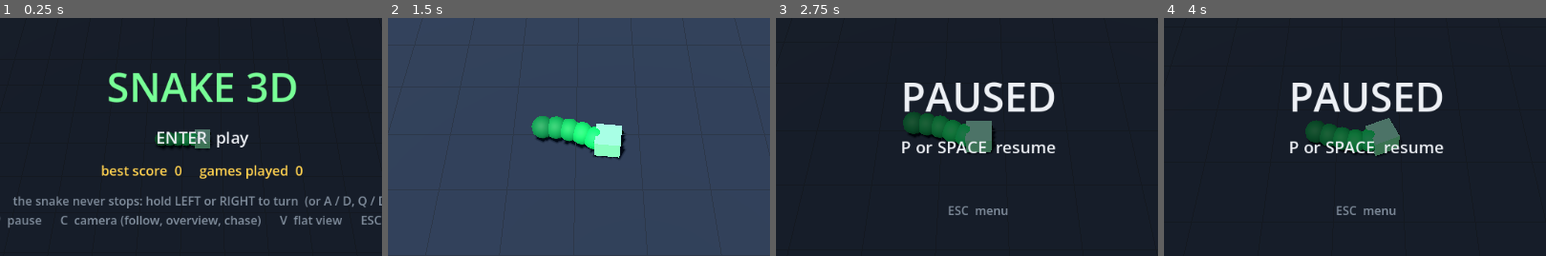
Above: before the commit, frames 1-4 (left to right).
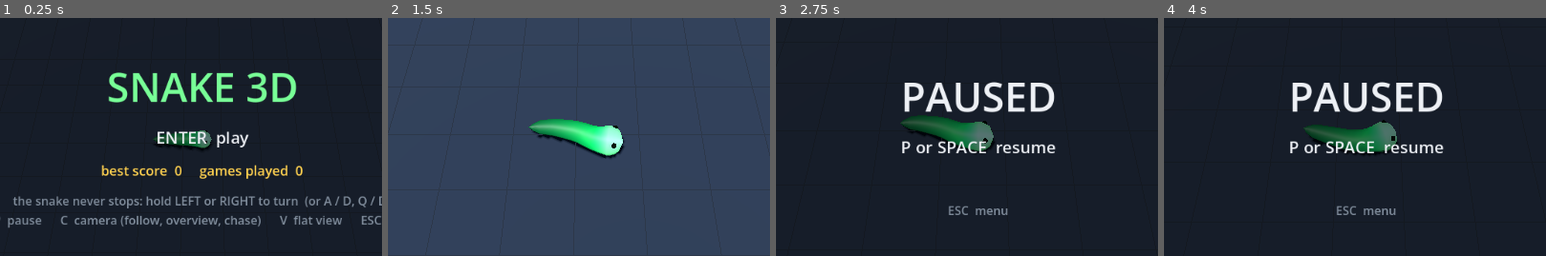
Above: after the commit, the same moments.

Repository: ValentinDelob/Snake
Game: Godot game, scene res://scenes/main.tscn
The game is run twice, just before and just after one commit, with the same random seed, the same clock (stepped at 60 frames per second) and the same inputs.
Inputs (mouse positions are % of the whole screen's width and height, from its top left):
- Up to frame 1 (0.25 s): no input
- Up to frame 2 (1.5 s): tap Enter at 0.5, 1.35 s; move the mouse to (72, 45) at 0.52 s; hold Right 0.53-1.28 s; tap Q at 0.6 s; click (72, 45) at 0.67 s; tap Space at 0.77 s; move the mouse to (30, 55) at 1.27 s; hold Left from 1.28 s (still down)
- Up to frame 3 (2.75 s): tap Space at 1.52 s; move the mouse to (60, 28) at 2.02 s; release Left at 2.03 s; hold Right from 2.03 s (still down); tap Keypad Enter at 2.1 s
- Up to frame 4 (4 s): tap Space at 2.75, 3.02, 3.77 s; move the mouse to (45, 70) at 2.77 s; tap P at 2.85 s; click (45, 70) at 2.92 s; move the mouse to (80, 65) at 3.52 s; release Right at 3.53 s; hold Left from 3.53 s (still down); tap R at 3.6 s
The pictures show only the part of the screen within x 24-74%, y 24-74%; the shares and areas given below are measured in that part.

The runs differ from the first frame. In frame 1, 0.2% of the frame differs, in the area x 40-56%, y 46-56%; in frame 2, 1.8%, in the area x 36-63%, y 41-60%; in frame 3, 0.7%; in frame 4, 0.8%.

Commit message:
feat: one continuous body, grown into shape, with a gradient along its length
The snake was a box head towing a string of spheres: every segment was a
separate mesh, and eating snapped the body to its new size. It is now a
single surface that grows into it.

- snake_mesh.gd: the body is a procedural tube rebuilt every frame. A ring
  of vertices is swept along the path the head travelled, from a rounded
  nose to a point at the tail; thickness bulges at the head and tapers down
  the body, and the green gradient rides on vertex colours, so the palette
  is unchanged but no joint is visible anywhere
- the triangle list only depends on the ring count, so it is cached and only
  the positions, normals and colours are rewritten each frame
- snake_world.gd: eating now raises a target length and the body grows into
  it at a steady rate, instead of jumping; path sampling was generalised so
  the mesh can ask for a much finer spacing than the collisions need
- the eyes now sit on the skin of the head rather than buried inside it
- the self-test catches the body mid-growth and fails if it ever snaps to
  its new length

Co-Authored-By: Claude Opus 5 (1M context) <noreply@anthropic.com>

Diff:
--- a/game/scripts/board_view.gd
+++ b/game/scripts/board_view.gd
@@ -3,30 +3,23 @@
 
 ## Everything visible on the board: floor, ramparts, snake and food.
 ##
-## The static geometry is built once; the snake segments follow continuous
-## positions every frame and their meshes are pooled, so nothing is created
-## or destroyed while playing.
+## The static geometry is built once. The snake itself is a single procedural
+## tube rebuilt every frame by SnakeMesh, so the body is continuous rather
+## than a string of separate meshes.
 
-const HEAD_SIZE := 0.78
 const WALL_HEIGHT := 0.8
 const WALL_THICKNESS := 0.4
 const BODY_HEIGHT := 0.4
 
-var _segments: Array[MeshInstance3D] = []
 var _eyes: Array[MeshInstance3D] = []
-var _head: MeshInstance3D
+var _body: SnakeMesh
 var _food: MeshInstance3D
-var _head_material: StandardMaterial3D
-var _body_materials: Array[StandardMaterial3D] = []
-var _body_mesh: SphereMesh
 
 
 func build(world: SnakeWorld) -> void:
 	for child in get_children():
 		child.queue_free()
-	_segments.clear()
 	_eyes.clear()
-	_body_materials.clear()
 
 	_build_floor(world)
 	_build_walls(world)
@@ -34,27 +27,10 @@
 	Journal.info("board", "Board built for a %.0fx%.0f arena" % [world.width, world.height])
 
 
-## Move the pooled meshes to match the current state of the world.
+## Reshape the snake and move the food to match the current world.
 func refresh(world: SnakeWorld, elapsed: float, flash: float) -> void:
-	var points := world.body_points()
-	_ensure_segments(points.size())
-
-	for index in range(_segments.size()):
-		var mesh_instance := _segments[index]
-		if index >= points.size():
-			mesh_instance.visible = false
-			continue
-		var point: Vector2 = points[index]
-		mesh_instance.visible = true
-		mesh_instance.position = Vector3(point.x, BODY_HEIGHT, point.y)
-		mesh_instance.material_override = _body_material_for(
-			float(index) / maxf(1.0, float(points.size() - 1))
-		)
-
-	var head := world.head_position
-	_head.position = Vector3(head.x, BODY_HEIGHT, head.y)
-	_head.rotation.y = -world.heading
-	_head_material.emission_energy_multiplier = 0.15 + flash * 0.85
+	_body.rebuild(world, BODY_HEIGHT)
+	_body.set_flash(flash)
 	_place_eyes(world)
 
 	_food.position = Vector3(
@@ -140,29 +116,13 @@
 
 
 func _build_actors() -> void:
-	_body_mesh = SphereMesh.new()
-	_body_mesh.radius = GameConfig.SNAKE_RADIUS
-	_body_mesh.height = GameConfig.SNAKE_RADIUS * 2.0
-	_body_mesh.radial_segments = 12
-	_body_mesh.rings = 6
-
-	var head_mesh := BoxMesh.new()
-	head_mesh.size = Vector3(HEAD_SIZE, HEAD_SIZE * 0.82, HEAD_SIZE * 0.96)
-	_head_material = StandardMaterial3D.new()
-	_head_material.albedo_color = GameConfig.SNAKE_HEAD_COLOR
-	_head_material.emission_enabled = true
-	_head_material.emission = GameConfig.SNAKE_HEAD_COLOR
-	_head_material.emission_energy_multiplier = 0.15
-
-	_head = MeshInstance3D.new()
-	_head.name = "Head"
-	_head.mesh = head_mesh
-	_head.material_override = _head_material
-	add_child(_head)
+	_body = SnakeMesh.new()
+	_body.name = "Body"
+	add_child(_body)
 
 	var eye_mesh := SphereMesh.new()
-	eye_mesh.radius = 0.09
-	eye_mesh.height = 0.18
+	eye_mesh.radius = 0.085
+	eye_mesh.height = 0.17
 	eye_mesh.radial_segments = 8
 	eye_mesh.rings = 4
 	var eye_material := StandardMaterial3D.new()
@@ -191,33 +151,16 @@
 	add_child(_food)
 
 
-func _ensure_segments(count: int) -> void:
-	while _segments.size() < count:
-		var instance := MeshInstance3D.new()
-		instance.name = "Segment%d" % _segments.size()
-		instance.mesh = _body_mesh
-		add_child(instance)
-		_segments.append(instance)
-
-
-func _body_material_for(shade: float) -> StandardMaterial3D:
-	var bucket := clampi(int(shade * 8.0), 0, 8)
-	while _body_materials.size() <= bucket:
-		var material := StandardMaterial3D.new()
-		material.albedo_color = GameConfig.SNAKE_BODY_COLOR.lerp(
-			GameConfig.SNAKE_TAIL_COLOR, float(_body_materials.size()) / 8.0
-		)
-		material.roughness = 0.7
-		_body_materials.append(material)
-	return _body_materials[bucket]
-
-
 func _place_eyes(world: SnakeWorld) -> void:
 	var forward := Vector3(world.direction().x, 0.0, world.direction().y)
 	var side := forward.cross(Vector3.UP)
 	var center := Vector3(world.head_position.x, BODY_HEIGHT, world.head_position.y)
+	# The eyes must sit on the skin of the tube, not inside it, so they are
+	# pushed out along a direction and not along each axis separately.
+	var bulge := GameConfig.SNAKE_RADIUS * GameConfig.HEAD_BULGE
 	for index in range(_eyes.size()):
 		var sign_value := -1.0 if index == 0 else 1.0
-		_eyes[index].position = (
-			center + forward * 0.36 + side * (0.22 * sign_value) + Vector3(0.0, 0.18, 0.0)
-		)
+		var outwards := (
+			forward * 0.45 + side * (0.78 * sign_value) + Vector3.UP * 0.58
+		).normalized()
+		_eyes[index].position = center + outwards * (bulge * 0.95)
--- a/game/scripts/game_config.gd
+++ b/game/scripts/game_config.gd
@@ -14,13 +14,22 @@
 const SNAKE_SPEED := 5.2          # world units per second
 const TURN_RATE := 3.1            # radians per second while a turn is held
 const SNAKE_RADIUS := 0.36
-const SEGMENT_SPACING := 0.42     # distance between two drawn body segments
-const START_BODY_LENGTH := 2.2    # world units of body behind the head
+const SEGMENT_SPACING := 0.42     # sampling used by collisions
+const START_BODY_LENGTH := 2.6    # world units of body behind the head
 const GROWTH_PER_FOOD := 1.1
+## The body does not jump to its new length: it grows into it.
+const GROWTH_SPEED := 2.2         # world units per second
 ## Body close to the head is ignored by self collision: it always touches.
 const SELF_COLLISION_SKIP := 1.5
 
 const FOOD_RADIUS := 0.4
+
+## Body mesh: a tube swept along the path the head travelled.
+const TUBE_RING_SPACING := 0.22   # distance between two rings of the tube
+const TUBE_RADIAL_SEGMENTS := 10  # vertices around the body
+const HEAD_BULGE := 1.3           # how much thicker the head is
+const HEAD_BULGE_LENGTH := 0.9    # over how much body the bulge fades out
+const TAIL_TAPER := 0.45          # thickness left just before the tail tip
 
 ## The simulation runs at a fixed rate so it behaves the same on any machine.
 const SIM_HZ := 120.0
@@ -34,7 +43,7 @@
 const WALL_COLOR := Color(0.27, 0.34, 0.43)
 const SNAKE_HEAD_COLOR := Color(0.47, 1.0, 0.59)
 const SNAKE_BODY_COLOR := Color(0.0, 0.78, 0.35)
-const SNAKE_TAIL_COLOR := Color(0.0, 0.47, 0.24)
+const SNAKE_TAIL_COLOR := Color(0.0, 0.33, 0.18)
 const FOOD_COLOR := Color(1.0, 0.27, 0.27)
 const EYE_COLOR := Color(0.04, 0.08, 0.05)
 
--- a/game/scripts/selftest.gd
+++ b/game/scripts/selftest.gd
@@ -41,6 +41,9 @@
 var _heading_before := 0.0
 var _saved_agent: GreedyAgent = null
 
+## True once the body has been caught mid-growth, which is what proves the
+## snake lengthens progressively instead of jumping to its new size.
+var _growth_observed := false
 var _spacing_checks := 0
 var _spacing_errors := 0
 var _next_spacing_check := 0.5
@@ -93,6 +96,12 @@
 
 	var now: float = game.play_time()
 	_check_body_spacing(game, now)
+	if game.world.body_length < game.world.target_body_length - 0.01:
+		if not _growth_observed:
+			Journal.info("selftest", "growth caught in progress: %.2f of %.2f units" % [
+				game.world.body_length, game.world.target_body_length,
+			])
+		_growth_observed = true
 
 	for mark: float in schedule:
 		if now >= mark and not _done_marks.has(mark):
@@ -226,6 +235,8 @@
 		failures.append("body segments drifted apart %d times" % _spacing_errors)
 	if int(stats["max_score"]) <= 0:
 		failures.append("the bot never scored a point")
+	elif not _growth_observed:
+		failures.append("the body jumped to its new length instead of growing into it")
 	if int(stats["games"]) < 2:
 		failures.append("expected 2 finished games, got %d" % int(stats["games"]))
 	if not _retried:
--- /dev/null
+++ b/game/scripts/snake_mesh.gd
@@ -0,0 +1,185 @@
+class_name SnakeMesh
+extends MeshInstance3D
+
+## The snake body as one continuous tube.
+##
+## A ring of vertices is swept along the path the head travelled, from a
+## rounded nose to a pointed tail. Thickness follows a profile (bulging at
+## the head, tapering at the tail) and the colour gradient is carried by
+## vertex colours, so the whole snake is a single surface: no repeated
+## spheres, no visible joints.
+
+const NOSE_RINGS := 4
+
+var _mesh := ArrayMesh.new()
+var _material := StandardMaterial3D.new()
+
+var _vertices := PackedVector3Array()
+var _normals := PackedVector3Array()
+var _colors := PackedColorArray()
+var _indices := PackedInt32Array()
+var _ring_count := 0
+## cos/sin of the ring angles, computed once.
+var _ring_cos := PackedFloat32Array()
+var _ring_sin := PackedFloat32Array()
+
+
+func _ready() -> void:
+	mesh = _mesh
+	_material.vertex_color_use_as_albedo = true
+	_material.roughness = 0.55
+	_material.emission_enabled = true
+	_material.emission = GameConfig.SNAKE_BODY_COLOR
+	_material.emission_energy_multiplier = 0.08
+	material_override = _material
+
+	var radial := GameConfig.TUBE_RADIAL_SEGMENTS
+	_ring_cos.resize(radial)
+	_ring_sin.resize(radial)
+	for index in range(radial):
+		var angle := TAU * index / radial
+		_ring_cos[index] = cos(angle)
+		_ring_sin[index] = sin(angle)
+
+
+## Flash the head white for a moment after a bite.
+func set_flash(flash: float) -> void:
+	_material.emission_energy_multiplier = 0.08 + flash * 0.5
+
+
+func rebuild(world: SnakeWorld, height: float) -> void:
+	var length: float = maxf(world.body_length, GameConfig.TUBE_RING_SPACING * 2.0)
+	var body_rings := maxi(3, int(length / GameConfig.TUBE_RING_SPACING))
+	var centres := world.sample_path(GameConfig.TUBE_RING_SPACING, body_rings)
+
+	# Ring centres: the rounded nose first, then the body down to the tail.
+	var points: Array[Vector3] = []
+	var radii := PackedFloat32Array()
+	var shades := PackedFloat32Array()
+
+	var head := Vector3(world.head_position.x, height, world.head_position.y)
+	var forward := Vector3(world.direction().x, 0.0, world.direction().y)
+	var head_radius := GameConfig.SNAKE_RADIUS * GameConfig.HEAD_BULGE
+
+	for index in range(NOSE_RINGS + 1):
+		var ratio := float(index) / NOSE_RINGS      # 0 at the tip, 1 at the head
+		var ahead := head_radius * (1.0 - ratio)
+		points.append(head + forward * ahead)
+		radii.append(head_radius * sqrt(maxf(0.0, 1.0 - (1.0 - ratio) * (1.0 - ratio))))
+		shades.append(0.0)
+
+	for index in range(centres.size()):
+		var travelled := GameConfig.TUBE_RING_SPACING * (index + 1)
+		var along: float = clampf(travelled / length, 0.0, 1.0)
+		points.append(Vector3(centres[index].x, height, centres[index].y))
+		radii.append(_radius_at(travelled, along))
+		shades.append(along)
+
+	# A last ring of zero radius closes the tail into a point.
+	if points.size() >= 2:
+		var last: Vector3 = points[points.size() - 1]
+		var before: Vector3 = points[points.size() - 2]
+		points.append(last + (last - before).normalized() * GameConfig.TUBE_RING_SPACING * 0.6)
+		radii.append(0.0)
+		shades.append(1.0)
+
+	_build_surface(points, radii, shades)
+
+
+# --------------------------------------------------------------------------- #
+func _radius_at(travelled: float, along: float) -> float:
+	var radius := GameConfig.SNAKE_RADIUS
+
+	# The head bulge fades out over the first body units.
+	if travelled < GameConfig.HEAD_BULGE_LENGTH:
+		var fade := 1.0 - travelled / GameConfig.HEAD_BULGE_LENGTH
+		radius *= lerpf(1.0, GameConfig.HEAD_BULGE, fade * fade)
+
+	# Then it thins down towards the tail, ending in a point.
+	radius *= lerpf(1.0, GameConfig.TAIL_TAPER, along * along)
+	if along > 0.88:
+		radius *= 1.0 - (along - 0.88) / 0.12
+	return maxf(radius, 0.0)
+
+
+func _shade_color(along: float) -> Color:
+	if along < 0.15:
+		return GameConfig.SNAKE_HEAD_COLOR.lerp(GameConfig.SNAKE_BODY_COLOR, along / 0.15)
+	# The darkening starts early so the gradient reads over the whole body
+	# instead of being crushed into the thin tail.
+	var mix: float = pow((along - 0.15) / 0.85, 0.65)
+	return GameConfig.SNAKE_BODY_COLOR.lerp(GameConfig.SNAKE_TAIL_COLOR, mix)
+
+
+func _build_surface(
+	points: Array[Vector3], radii: PackedFloat32Array, shades: PackedFloat32Array
+) -> void:
+	var rings := points.size()
+	if rings < 2:
+		return
+	var radial := GameConfig.TUBE_RADIAL_SEGMENTS
+	var vertex_count := rings * radial
+
+	if _vertices.size() != vertex_count:
+		_vertices.resize(vertex_count)
+		_normals.resize(vertex_count)
+		_colors.resize(vertex_count)
+	if _ring_count != rings:
+		_ring_count = rings
+		_rebuild_indices(rings, radial)
+
+	for ring in range(rings):
+		var centre: Vector3 = points[ring]
+		var tangent := _tangent(points, ring)
+		var side := tangent.cross(Vector3.UP)
+		if side.length_squared() < 0.0001:
+			side = Vector3.RIGHT
+		side = side.normalized()
+		var up := side.cross(tangent).normalized()
+		var radius: float = radii[ring]
+		var color := _shade_color(shades[ring])
+
+		for index in range(radial):
+			var offset: Vector3 = side * _ring_cos[index] + up * _ring_sin[index]
+			var vertex_index := ring * radial + index
+			_vertices[vertex_index] = centre + offset * radius
+			_normals[vertex_index] = offset
+			_colors[vertex_index] = color
+
+	var arrays := []
+	arrays.resize(Mesh.ARRAY_MAX)
+	arrays[Mesh.ARRAY_VERTEX] = _vertices
+	arrays[Mesh.ARRAY_NORMAL] = _normals
+	arrays[Mesh.ARRAY_COLOR] = _colors
+	arrays[Mesh.ARRAY_INDEX] = _indices
+
+	_mesh.clear_surfaces()
+	_mesh.add_surface_from_arrays(Mesh.PRIMITIVE_TRIANGLES, arrays)
+
+
+func _tangent(points: Array[Vector3], ring: int) -> Vector3:
+	var previous: Vector3 = points[maxi(ring - 1, 0)]
+	var following: Vector3 = points[mini(ring + 1, points.size() - 1)]
+	var tangent := previous - following      # points from tail towards head
+	if tangent.length_squared() < 0.000001:
+		return Vector3.FORWARD
+	return tangent.normalized()
+
+
+## The triangle list only depends on the ring count, so it is cached.
+func _rebuild_indices(rings: int, radial: int) -> void:
+	_indices = PackedInt32Array()
+	_indices.resize((rings - 1) * radial * 6)
+	var cursor := 0
+	for ring in range(rings - 1):
+		var base := ring * radial
+		var next_base := (ring + 1) * radial
+		for index in range(radial):
+			var next_index := (index + 1) % radial
+			_indices[cursor] = base + index
+			_indices[cursor + 1] = next_base + index
+			_indices[cursor + 2] = base + next_index
+			_indices[cursor + 3] = base + next_index
+			_indices[cursor + 4] = next_base + index
+			_indices[cursor + 5] = next_base + next_index
+			cursor += 6
--- a/game/scripts/snake_world.gd
+++ b/game/scripts/snake_world.gd
@@ -18,7 +18,8 @@
 
 var head_position := Vector2.ZERO
 var heading := 0.0          # radians, 0 points towards +X
-var body_length := 0.0      # world units of body trailing the head
+var body_length := 0.0          # world units of body actually grown
+var target_body_length := 0.0   # what eating has earned so far
 var turn_input := 0.0       # -1 turn left, +1 turn right, 0 straight
 
 var food := Vector2.ZERO
@@ -52,6 +53,7 @@
 	heading = 0.0
 	turn_input = 0.0
 	body_length = GameConfig.START_BODY_LENGTH
+	target_body_length = GameConfig.START_BODY_LENGTH
 	score = 0
 	steps = 0
 	distance_travelled = 0.0
@@ -83,14 +85,20 @@
 	return body_length + GameConfig.SNAKE_RADIUS * 2.0
 
 
-## Positions of the drawn body segments, closest to the head first.
+## Positions used by collisions, closest to the head first.
 func body_points() -> Array[Vector2]:
 	if not _points_dirty:
 		return _points_cache
 
+	_points_cache = sample_path(GameConfig.SEGMENT_SPACING, segment_count())
+	_points_dirty = false
+	return _points_cache
+
+
+## Walk the path travelled by the head and return evenly spaced points.
+func sample_path(spacing: float, count: int) -> Array[Vector2]:
 	var points: Array[Vector2] = []
-	var count := segment_count()
-	var wanted := GameConfig.SEGMENT_SPACING
+	var wanted := spacing
 	var travelled := 0.0
 	var current := head_position
 
@@ -100,7 +108,7 @@
 		while span > 0.0 and travelled + span >= wanted and points.size() < count:
 			var ratio := (wanted - travelled) / span
 			points.append(current.lerp(next_point, ratio))
-			wanted += GameConfig.SEGMENT_SPACING
+			wanted += spacing
 		travelled += span
 		current = next_point
 		if points.size() >= count:
@@ -113,10 +121,8 @@
 		tail_direction = (points[points.size() - 1] - points[points.size() - 2]).normalized()
 	while points.size() < count:
 		var last: Vector2 = points[points.size() - 1] if not points.is_empty() else head_position
-		points.append(last + tail_direction * GameConfig.SEGMENT_SPACING)
-
-	_points_cache = points
-	_points_dirty = false
+		points.append(last + tail_direction * spacing)
+
 	return points
 
 
@@ -167,6 +173,11 @@
 ## Advance the simulation by one fixed step.
 func step(delta: float) -> Outcome:
 	steps += 1
+	if body_length < target_body_length:
+		body_length = minf(
+			target_body_length, body_length + GameConfig.GROWTH_SPEED * delta
+		)
+		_points_dirty = true
 	heading = wrapf(heading + turn_input * GameConfig.TURN_RATE * delta, -PI, PI)
 
 	var travel := GameConfig.SNAKE_SPEED * delta
@@ -190,8 +201,7 @@
 
 	if head_position.distance_to(food) < GameConfig.SNAKE_RADIUS + GameConfig.FOOD_RADIUS:
 		score += 1
-		body_length += GameConfig.GROWTH_PER_FOOD
-		_points_dirty = true
+		target_body_length += GameConfig.GROWTH_PER_FOOD
 		food = spawn_food()
 		return Outcome.ATE
 
@@ -200,7 +210,7 @@
 
 func _trim_path() -> void:
 	# Keep a little more than the body needs, no more.
-	var budget := body_length + 2.0
+	var budget := maxf(body_length, target_body_length) + 2.0
 	var travelled := 0.0
 	for index in range(1, _path.size()):
 		travelled += _path[index - 1].distance_to(_path[index])
Not shown, added: game/scripts/snake_mesh.gd.uid
